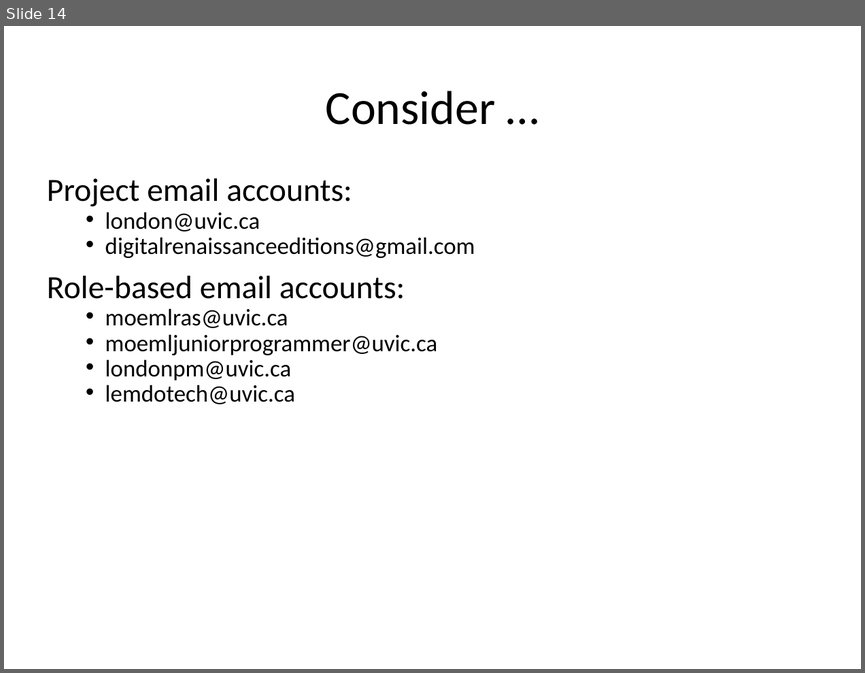
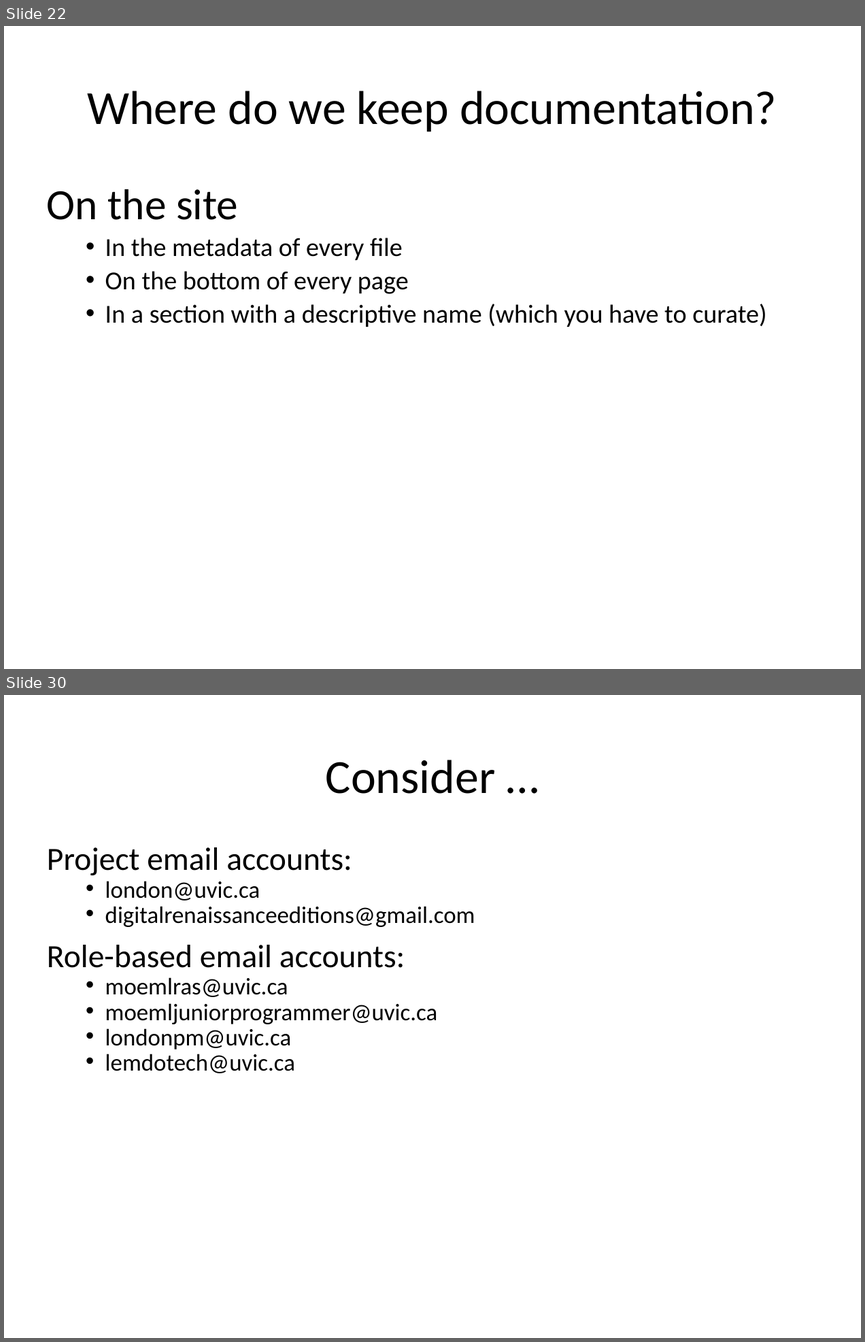
Before and after one commit to projectEndings/Endings, a slide deck: presentations/dhsi2019/documentation.odp. Shown one above the other, each under a label of ours: slide 14 before the commit, slides 22 and 30 after it; the slides between them are not shown. The pictures are 865x673 and 865x1342 pixels, drawn with LibreOffice and Linux fonts; fonts in the diff are those of the drawing. Boxes give left, top, right and bottom in pixels: in the first picture for what was removed or moved away, otherwise in the second. Text is boxed around its words. In the diff, an @@ line names an element or a change of style, - is before the commit and + after.

Commit message:
Updated documentation slides

```diff
--- a/presentations/dhsi2019/documentation.odp
+++ b/presentations/dhsi2019/documentation.odp
@@ slide 22 added at [4,26,861,669], background #FFFFFF @@
@@ title added at [87,91,776,132], 44 pt, text #000000 @@
+Where do we keep documentation?
@@ text added at [47,189,766,327], 24 pt, text #000000 @@
+On the site
+  • In the metadata of every file
+  • On the bottom of every page
+  • In a section with a descriptive name (which you have to curate)
@@ what was slide 14 is now slide 30 @@
```
Also in this commit, not shown: 11 slides changed, 22 other slides added, 10 slides removed.
